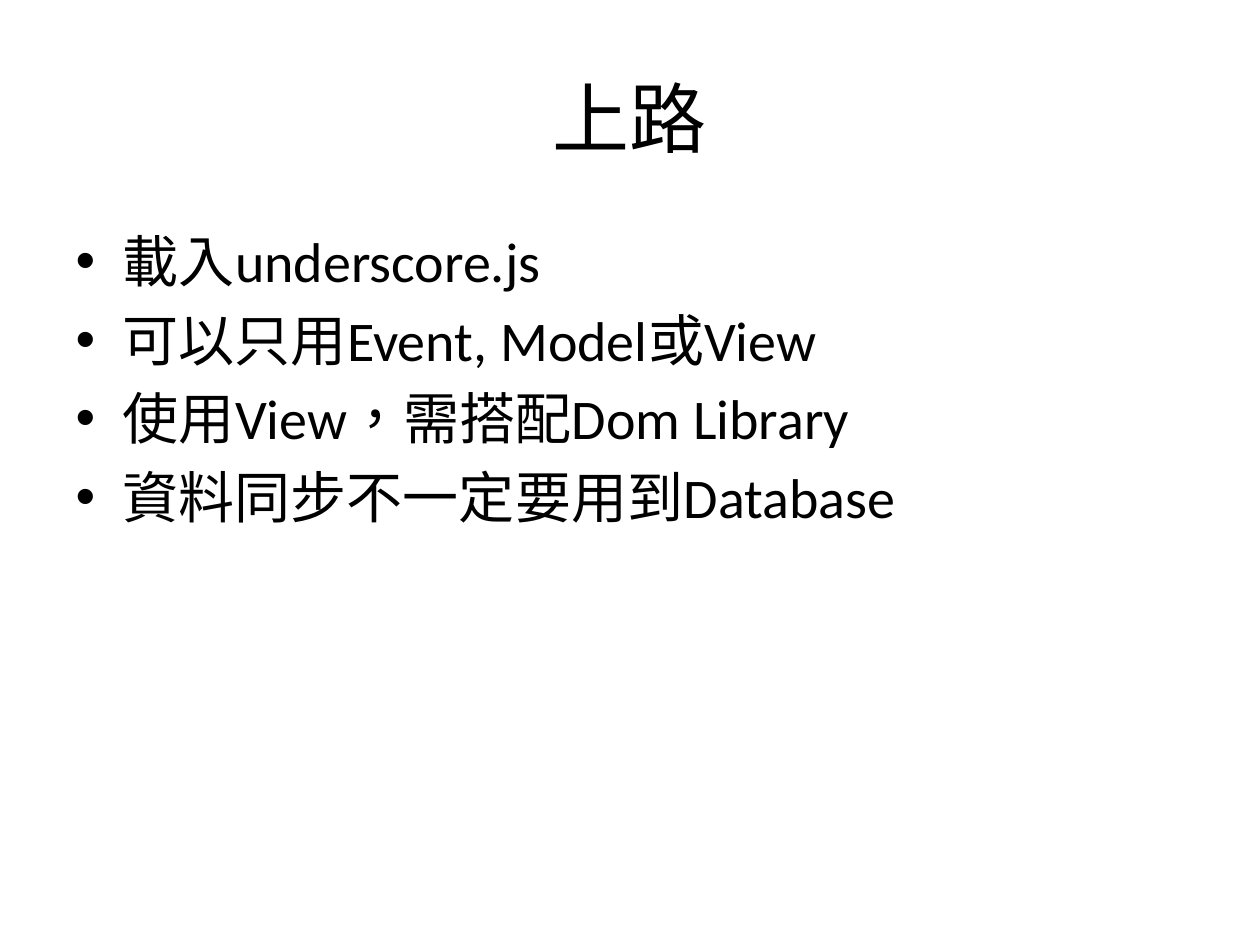
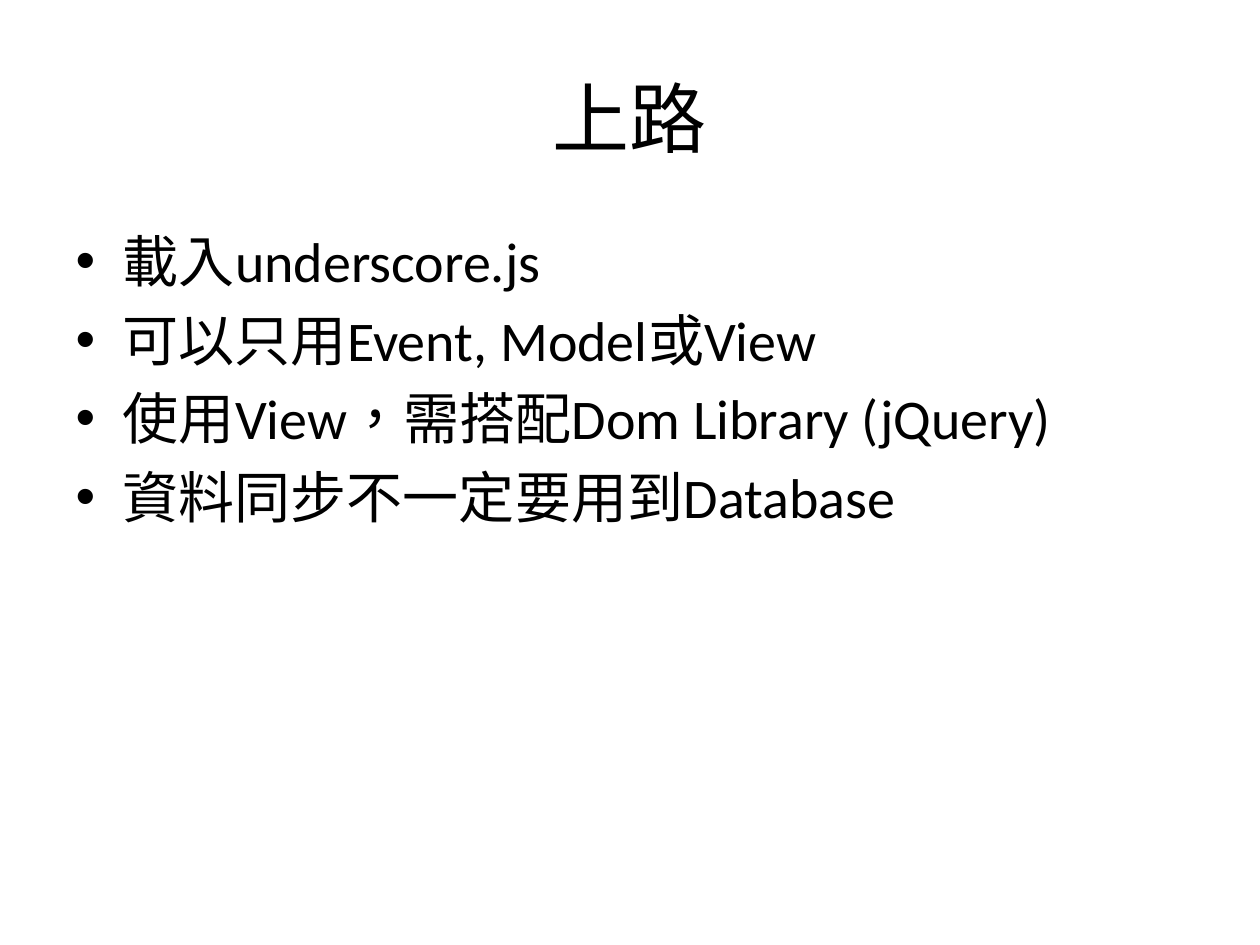
Before and after one commit to ggonzalez/caaweb, a slide deck: slide 5 of pages/backbone/新增 Microsoft PowerPoint 簡報.pptx. Drawn at 1260x945 pixels with LibreOffice and Linux fonts; fonts in the diff are those of the drawing. Boxes give left, top, right and bottom in pixels: in the first picture for what was removed or moved away, otherwise in the second. Text is boxed around its words. In the diff, an @@ line names an element or a change of style, - is before the commit and + after.

```diff
--- a/pages/backbone/新增 Microsoft PowerPoint 簡報.pptx
+++ b/pages/backbone/新增 Microsoft PowerPoint 簡報.pptx
@@ text at (x1=123, y1=392, x2=1051, y2=449): text changed @@
-• 使用View，需搭配Dom Library
+• 使用View，需搭配Dom Library (jQuery)
```
Also in this commit, not shown: 5 other slides changed, 6 slides added, 3 slides removed.
